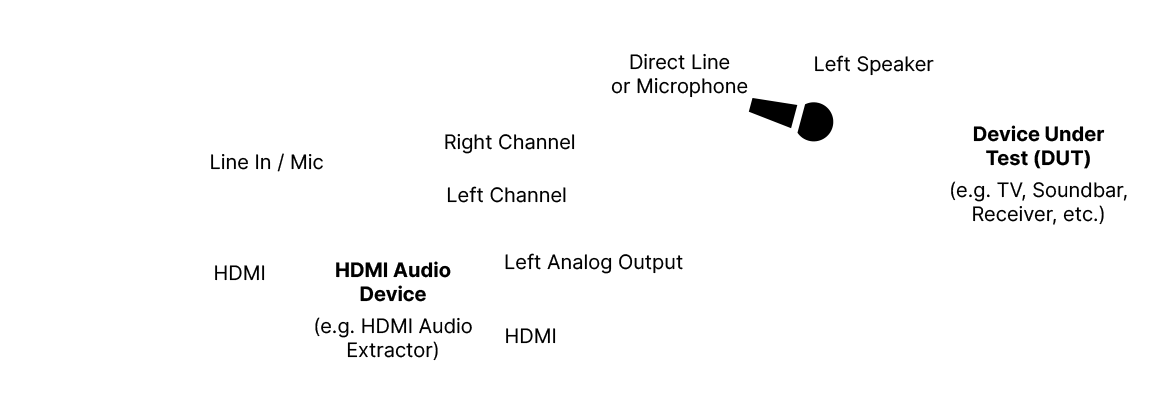
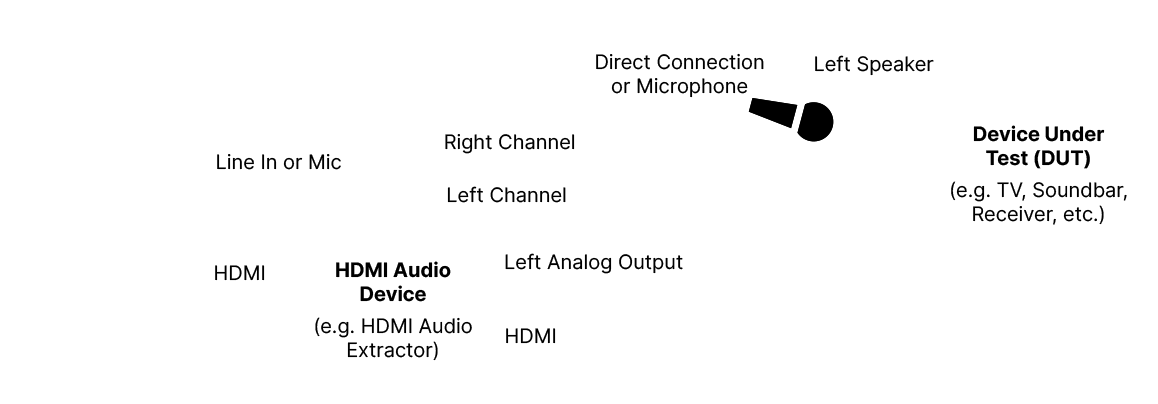
Layered file, before and after one edit (1158x404). Changes by layer:
renamed "Line In / Mic" to "Line In or Mic", painted on it over [211, 153, 341, 172]
renamed "Direct Line or Microphone" to "Direct Connection or Microphone", painted on it over [596, 53, 764, 70]
added group "Group 5" with 1 layers in group "Group 4" over [748, 98, 834, 142]
moved "iconmonstr-microphone-7" into group "Group 5" over [748, 98, 834, 142]
added layer "iconmonstr-microphone-7 copy" in group "Group 4" over [748, 98, 834, 142]
